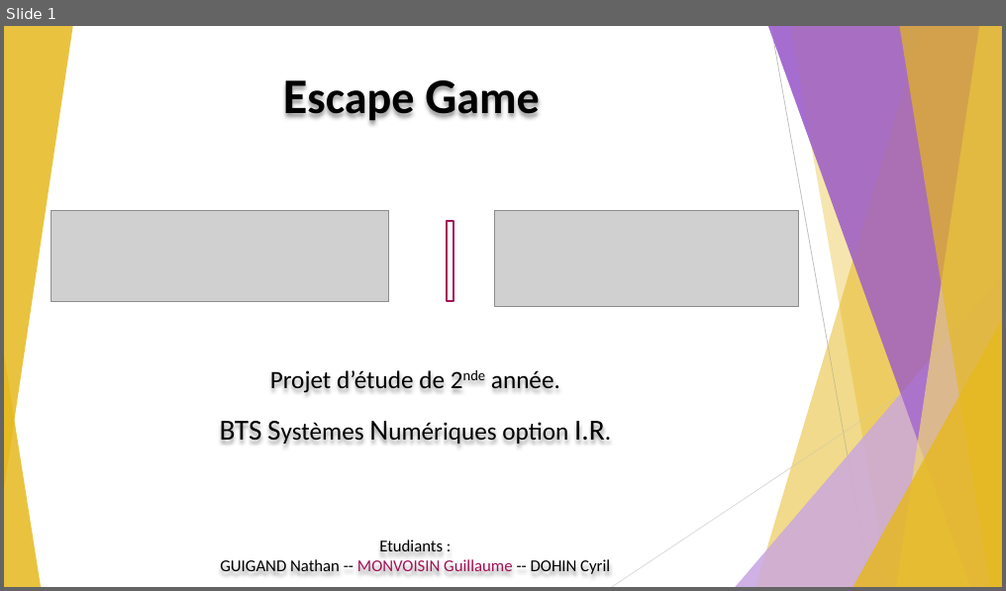
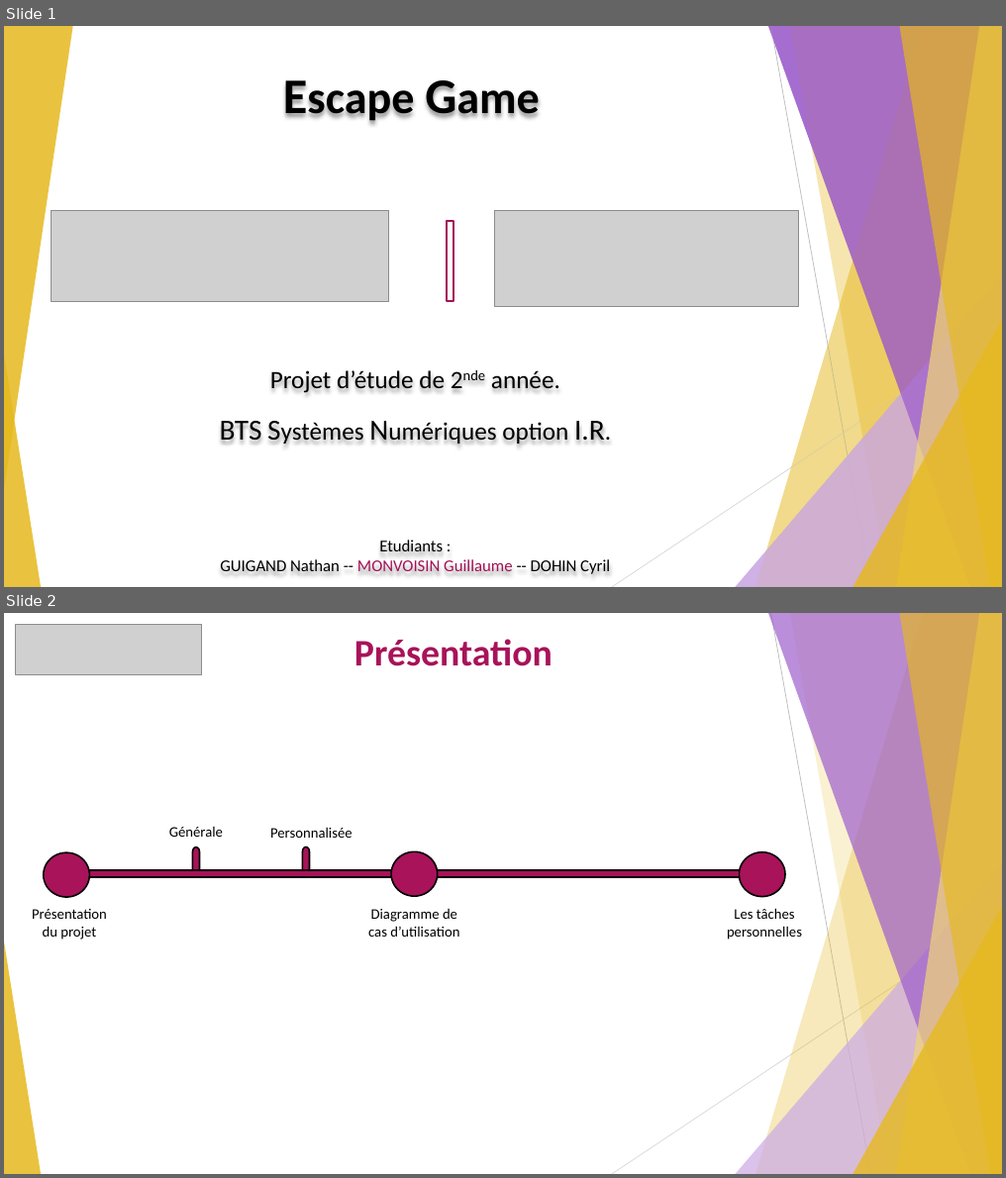
Before and after one commit to GuiguiMvn/Systeme-Escape-Game-Telethon, a slide deck: Guillaume/Documents/Revue 1 de projet étudiant 1 Escape Game Téléthon.pptx. Shown one above the other, each under a label of ours: slide 1 before the commit, slides 1 and 2 after it. The pictures are 1006x591 and 1006x1178 pixels, drawn with LibreOffice and Linux fonts; fonts in the diff are those of the drawing; grey boxes stand for pictures. Boxes give left, top, right and bottom in pixels: in the first picture for what was removed or moved away, otherwise in the second. Text is boxed around its words. In the diff, an @@ line names an element or a change of style, - is before the commit and + after.

```diff
--- a/Guillaume/Documents/Revue 1 de projet étudiant 1 Escape Game Téléthon.pptx
+++ b/Guillaume/Documents/Revue 1 de projet étudiant 1 Escape Game Téléthon.pptx
@@ slide 2 added at (4,613,1002,1174), background #FFFFFF; not listed: 7 template elements that a slide beside it also shows @@
@@ picture added at (16,625,202,675) @@
@@ text added at (354,639,552,666), 36 pt, text #A8135A, bold @@
+Présentation
@@ line added from (771, 613) to (871, 1174), #BFBFBF 0.75 pt @@
@@ text added at (169,827,223,837), 14 pt, text #000000 @@
+Générale
@@ pill shape added at (193,848,199,876), fill #A8135A, outline #000000 1.5 pt @@
@@ text added at (270,827,352,838), 14 pt, text #000000 @@
+Personnalisée
@@ pill shape added at (303,848,310,876), fill #A8135A, outline #000000 1.5 pt @@
@@ ellipse added at (44,853,90,897), fill #A8135A, outline #000000 1.5 pt @@
@@ rectangle added at (87,871,739,877), fill #A8135A, outline #000000 1.5 pt @@
@@ rectangle added at (89,870,740,878), fill #FFFFFF, outline #000000 1.5 pt @@
@@ ellipse added at (391,852,438,896), fill #A8135A, outline #000000 1.5 pt @@
@@ ellipse added at (740,853,785,897), fill #A8135A, outline #000000 1.5 pt @@
@@ text added at (32,909,107,940), 14 pt, text #000000 @@
+Présentation du projet
@@ text added at (368,909,459,937), 14 pt, text #000000 @@
+Diagramme de cas d’utilisation
@@ text added at (727,908,802,940), 14 pt, text #000000 @@
+Les tâches personnelles
@@ line added from (1002, 915) to (612, 1174), #D9D9D9 0.75 pt @@
@@ triangle added at (4,942,41,1174), fill #E6B91E at 85% opacity @@
```
Also in this commit, not shown: 2 slides changed, 1 slide removed.
